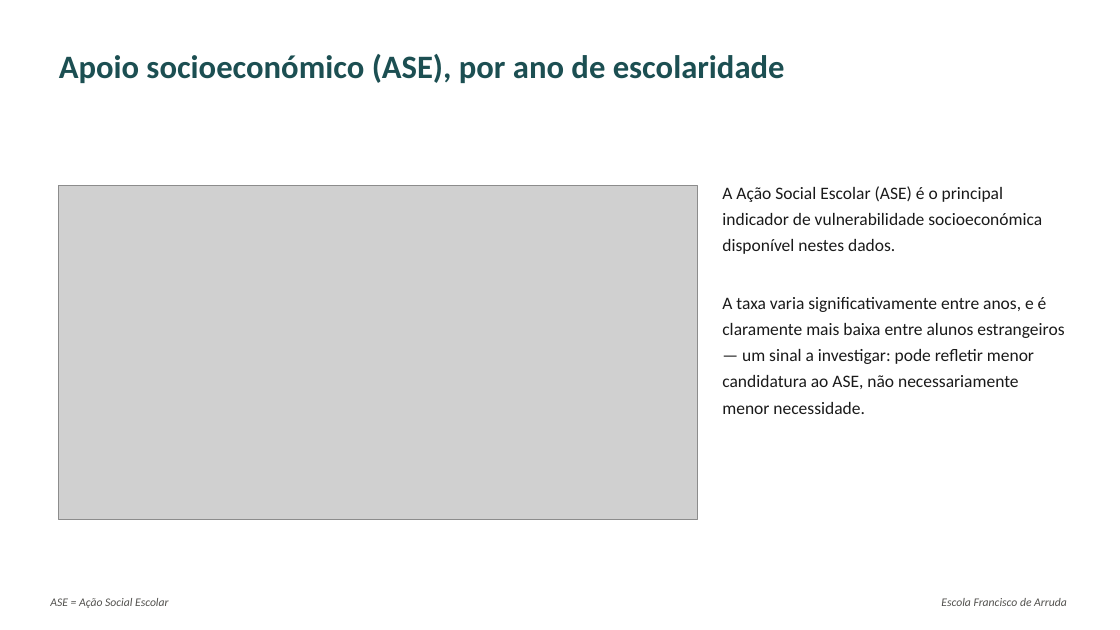
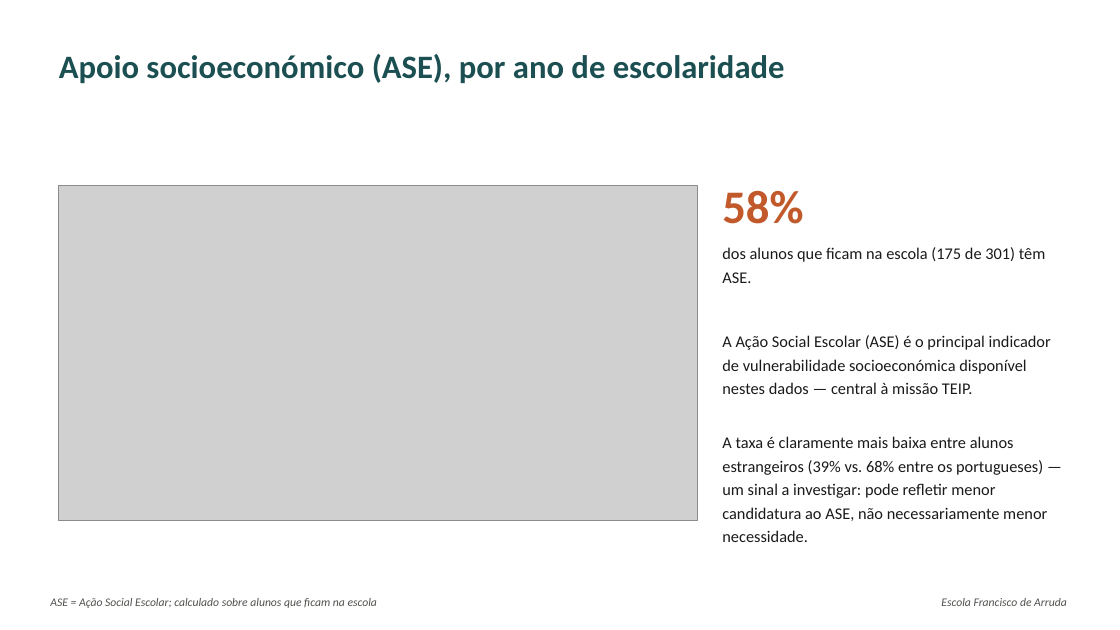
Before and after one commit to ncdomingues/escola-teip-analytics, a slide deck: slide 7 of slides/apresentacao.pptx (slide 6 before the commit). Drawn at 1120x630 pixels with LibreOffice and Linux fonts; fonts in the diff are those of the drawing; grey boxes stand for pictures. Boxes give left, top, right and bottom in pixels: in the first picture for what was removed or moved away, otherwise in the second. Text is boxed around its words. In the diff, an @@ line names an element or a change of style, - is before the commit and + after.

Commit message:
Add extended-day enrollment, activity choices, and health/dietary breakdowns
- Restrict form-gated fields (ASE, RTP, PEI, PC/Internet, oferta de escola,
  autorização de saída) to students who actually stay for extended-day
  activities - confirmed empirically that non-staying students have these
  ~90% blank, so including them understated every rate (ASE 39%->58%).
- Add categorized (never verbatim) health-condition and dietary-restriction
  breakdowns, with the same small-group suppression rule used for rare
  nationalities.
- Add activity-choice counts by rank and by grade.
- Fix a stray casing typo in the source data ("musica" vs "Música").
- Wire all of the above into the notebook, dashboard, and slide deck.

```diff
--- a/slides/apresentacao.pptx
+++ b/slides/apresentacao.pptx
@@ text added at (722, 190, 803, 224), 40 pt, text #C1592B, bold @@
+58%
@@ text added at (722, 247, 1045, 283), 14 pt, text #1A1A1A @@
+dos alunos que ficam na escola (175 de 301) têm ASE.
@@ text at (722, 335, 1051, 542): text changed; size 15 to 14 pt @@
-A Ação Social Escolar (ASE) é o principal indicador de vulnerabilidade socioeconómica disponível nestes dados.
-A taxa varia significativamente entre anos, e é claramente mais baixa entre alunos estrangeiros — um sinal a investigar: pode refletir menor candidatura ao ASE, não necessariamente menor necessidade.
+A Ação Social Escolar (ASE) é o principal indicador de vulnerabilidade socioeconómica disponível nestes dados — central à missão TEIP.
+A taxa é claramente mais baixa entre alunos estrangeiros (39% vs. 68% entre os portugueses) — um sinal a investigar: pode refletir menor candidatura ao ASE, não necessariamente menor necessidade.
@@ text at (50, 598, 377, 608): text changed @@
-ASE = Ação Social Escolar
+ASE = Ação Social Escolar; calculado sobre alunos que ficam na escola
```
Also in this commit, not shown: 1 other slide changed, 3 slides added, 15 other files.
